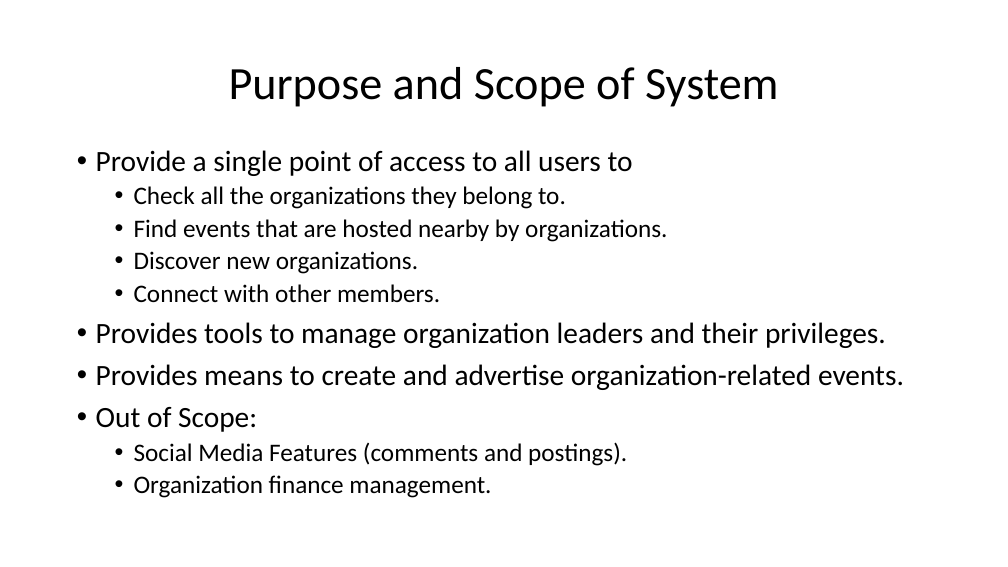
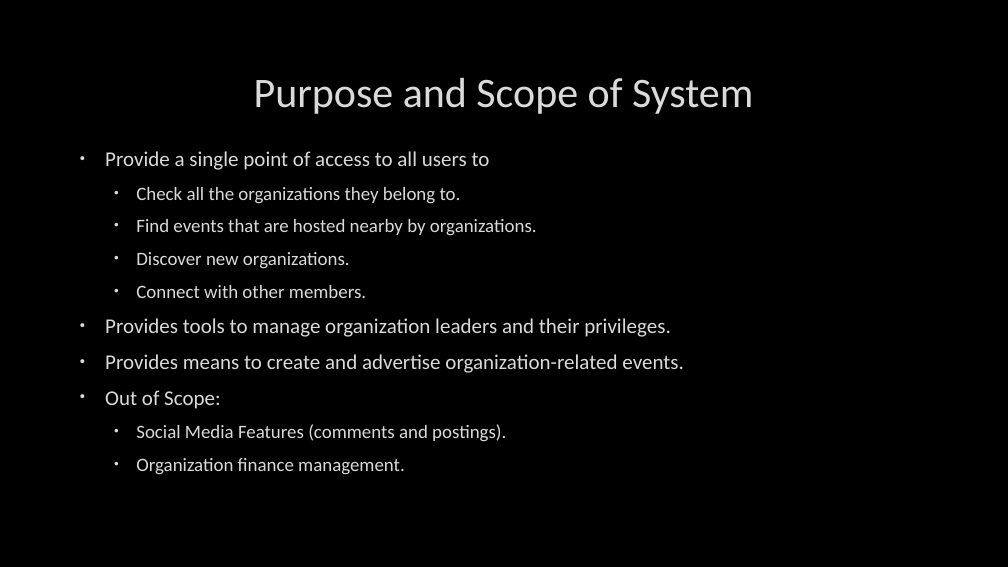
Before and after one commit to arocho032/CEN4010-Team-5, a slide deck: slide 2 of specifications/deliv1/SOS Deliverable 1 Presentation.pptx. Drawn at 1008x567 pixels with LibreOffice and Linux fonts; fonts in the diff are those of the drawing; background and template pictures are left out. Boxes give left, top, right and bottom in pixels: in the first picture for what was removed or moved away, otherwise in the second. Text is boxed around its words. In the diff, an @@ line names an element or a change of style, - is before the commit and + after.

```diff
--- a/specifications/deliv1/SOS Deliverable 1 Presentation.pptx
+++ b/specifications/deliv1/SOS Deliverable 1 Presentation.pptx
@@ background #FFFFFF to picture (left out) @@
@@ title "Purpose and Scope of System" moved from (x1=229, y1=67, x2=779, y2=107) to (x1=254, y1=78, x2=753, y2=114) @@
@@ title "Purpose and Scope of System" at (x1=254, y1=78, x2=753, y2=114): size 44 to 40 pt, text colour #000000 to #DADADA, letter outline none to #404040 0.75 pt; line spacing 0.9 to 1 @@
@@ text "Provide a single point of ..." at (x1=105, y1=151, x2=684, y2=475): size 28 to 20 pt in "Provide a single point of access to ...", "Provides tools to manage organization leaders and ...", "Provides means to create and advertise organization-related ...", "Out of Scope:"; text colour #000000 to #DADADA, letter outline none to #404040 0.75 pt; size 24 to 18 pt in "Check all the organizations they belong to.", "Find events that are hosted nearby by ...", "Discover new organizations.", "Connect with other members." and 2 more places; indent changed; line spacing 0.9 to 1; more space between paragraphs @@
```
Also in this commit, not shown: 14 other slides changed.
